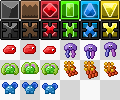
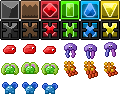
The second 120 x 100 image is a revision of the first. Changes to its layers:
hid "Layer 1" over bbox(0, 0, 120, 100)
